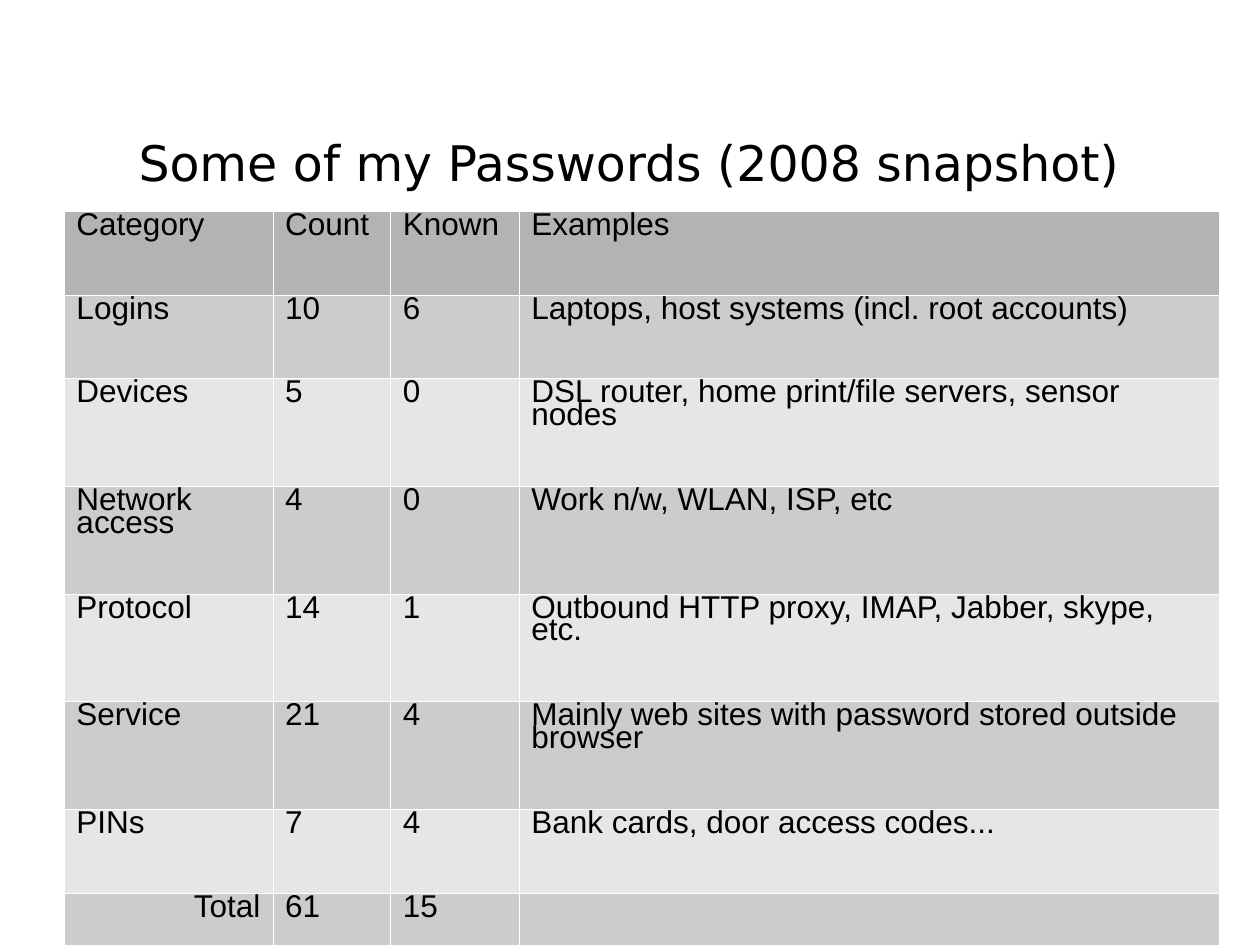
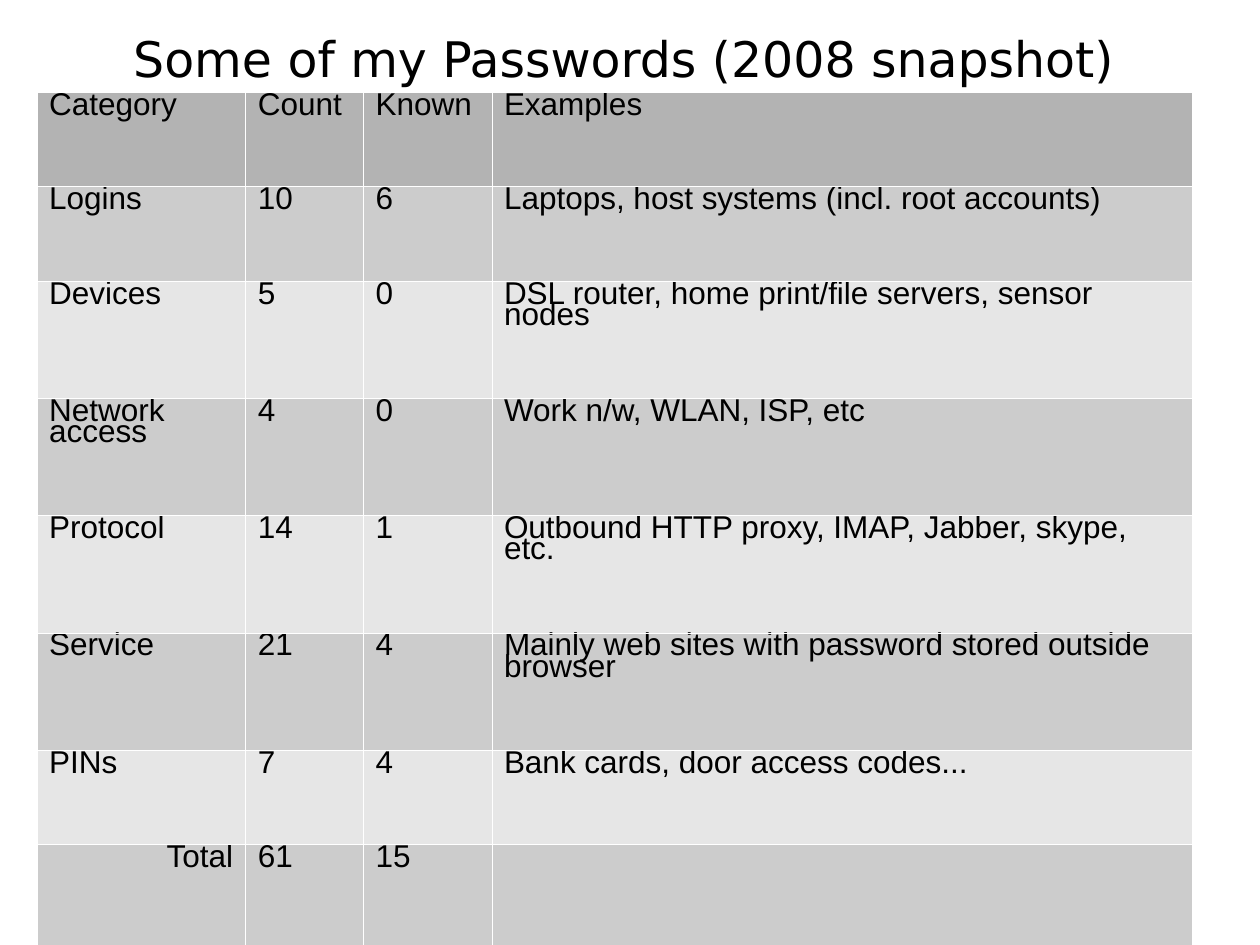
Before and after one commit to sftcd/cs7053, a slide deck: slide 48 of 2016lectures/02-concepts.ppt. Drawn at 1260x945 pixels with LibreOffice and Linux fonts; fonts in the diff are those of the drawing. Boxes give left, top, right and bottom in pixels: in the first picture for what was removed or moved away, otherwise in the second. Text is boxed around its words. In the diff, an @@ line names an element or a change of style, - is before the commit and + after.

```diff
--- a/2016lectures/02-concepts.ppt
+++ b/2016lectures/02-concepts.ppt
@@ title "Some of my Passwords (2008 ..." moved from (x1=139, y1=143, x2=1118, y2=192) to (x1=133, y1=39, x2=1113, y2=88) @@
@@ table at (x1=37, y1=92, x2=1192, y2=939) @@
@@ line spacing 0.64 to 0.6 @@
@@ table resized from (x1=64, y1=212, x2=1220, y2=945) to (x1=37, y1=92, x2=1192, y2=939) @@
```
Also in this commit, not shown: 7 other slides changed, 1 slide added, 1 slide removed, 1 other file.
